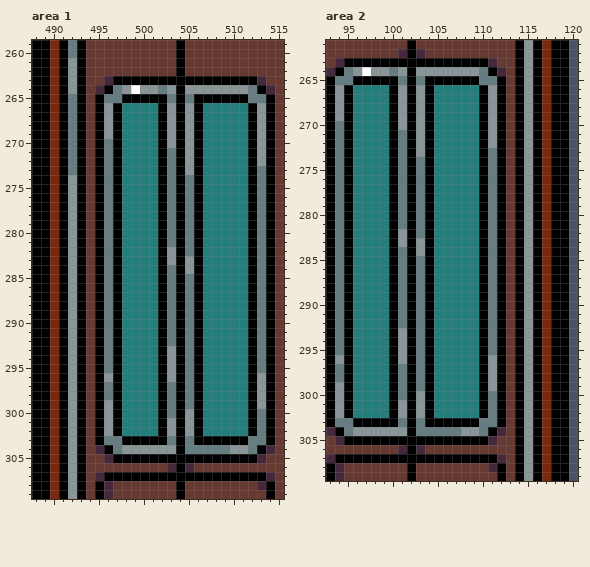
Two states of a pixel-art file, raw_assets/2d_art/asefiles/citylevel.aseprite. Above, as it was before the edit.
938x450 pixels, 1 frame. Colours within 5 levels of each other are drawn and written as one. Shown: area 1: x 488..515, y 259..309; area 2: x 93..120, y 261..309.
The result:
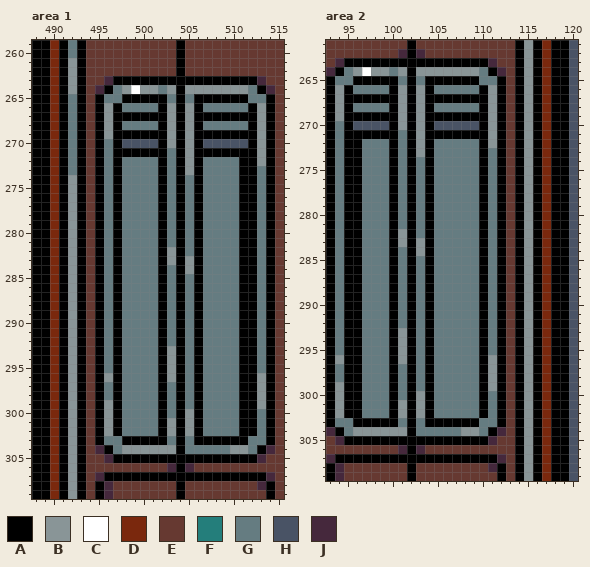
Palette (. is transparent): A #000000  B #899597  C #ffffff  D #7a280d  E #663931  F #247e7b  G #657c81  H #495365  J #45283c
From the commit log: Third stage train pngs
Changes in this commit:
Changed rows in their new state; - is an unchanged pixel.
Area 1, layer "train":
first column x 498:
266 GGGG-----GGGGG
267 AAAA-----AAAAA
268 GGGG-----GGGGG
269 AAAA-----AAAAA
270 HHHH-----HHHHH
271 AAAA-----AAAAA
272 GGGG-----GGGGA
273 GGGG-----GGGGA
274 GGGG-----GGGGA
275 GGGG-----GGGGA
276 GGGG-----GGGGA
277 GGGG-----GGGGA
278 GGGG-----GGGGA
279 GGGG-----GGGGA
280 GGGG-----GGGGA
281 GGGG-----GGGGA
282 GGGG-----GGGGA
283 GGGG-----GGGGA
284 GGGG-----GGGGA
285 GGGG-----GGGGA
286 GGGG-----GGGGA
287 GGGG-----GGGGA
288 GGGG-----GGGGA
289 GGGG-----GGGGA
290 GGGG-----GGGGA
291 GGGG-----GGGGA
292 GGGG-----GGGGA
293 GGGG-----GGGGA
294 GGGG-----GGGGA
295 GGGG-----GGGGA
296 GGGG-----GGGGA
297 GGGG-----GGGGA
298 GGGG-----GGGGA
299 GGGG-----GGGGA
300 GGGG-----GGGGA
301 GGGG-----GGGGA
302 GGGG-----GGGGA
Area 2, layer "train":
first column x 96:
266 GGGG-----GGGGG
267 AAAA-----AAAAA
268 GGGG-----GGGGG
269 AAAA-----AAAAA
270 HHHH-----HHHHH
271 AAAA-----AAAAA
272 AGGG-----GGGGG
273 AGGG-----GGGGG
274 AGGG-----GGGGG
275 AGGG-----GGGGG
276 AGGG-----GGGGG
277 AGGG-----GGGGG
278 AGGG-----GGGGG
279 AGGG-----GGGGG
280 AGGG-----GGGGG
281 AGGG-----GGGGG
282 AGGG-----GGGGG
283 AGGG-----GGGGG
284 AGGG-----GGGGG
285 AGGG-----GGGGG
286 AGGG-----GGGGG
287 AGGG-----GGGGG
288 AGGG-----GGGGG
289 AGGG-----GGGGG
290 AGGG-----GGGGG
291 AGGG-----GGGGG
292 AGGG-----GGGGG
293 AGGG-----GGGGG
294 AGGG-----GGGGG
295 AGGG-----GGGGG
296 AGGG-----GGGGG
297 AGGG-----GGGGG
298 AGGG-----GGGGG
299 AGGG-----GGGGG
300 AGGG-----GGGGG
301 AGGG-----GGGGG
302 AGGG-----GGGGG
